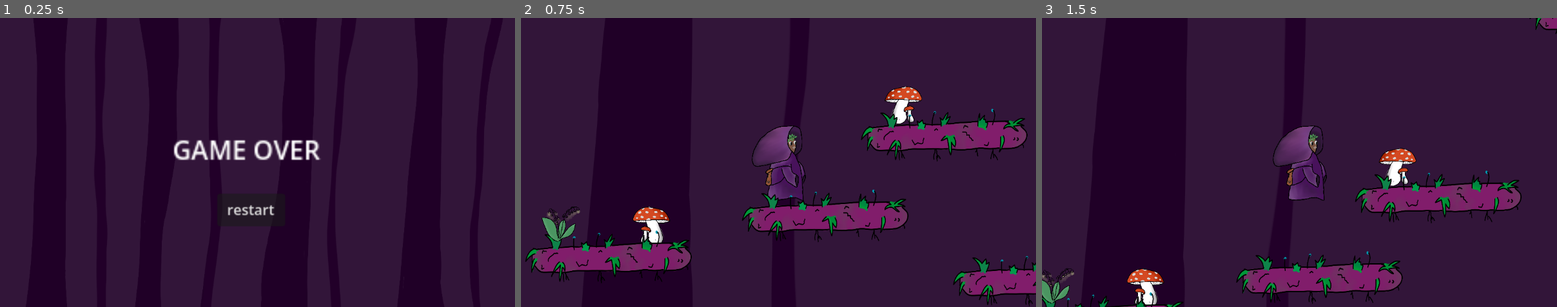
Above: before the commit, frames 1-3 (left to right).
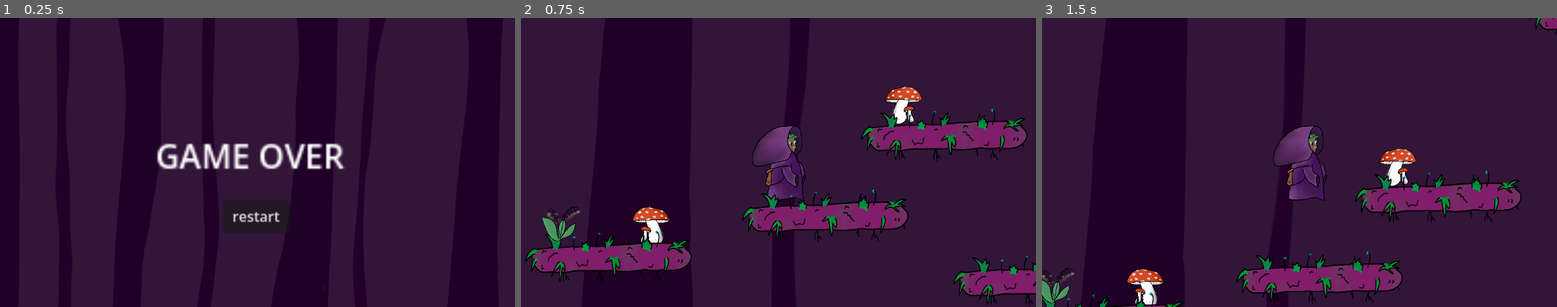
Above: after the commit, the same moments.

Repository: one-mink/into_the_woods
Game: Godot game, scene res://scenes/gameover.tscn
Two runs of this game, one before a commit and one after it. Both use one fixed random seed, a clock stepped at 60 frames per second and the inputs below. This scene is started directly instead of the project's main scene.
Inputs:
- Up to frame 1 (0.25 s): no input
- Up to frame 2 (0.75 s): click "restart" at 0.5 s
- Up to frame 3 (1.5 s): tap Enter (ui_accept) at 1.25 s; hold Right (ui_right) from 1.28 s (still down); tap S (throw) at 1.35 s

The runs differ from the first frame. In frame 1, 2.9% of the frame differs, in the area x 30-67%, y 42-72%; in frame 2, nothing differs; in frame 3, nothing differs.

Commit message:
fixed bugs

Diff:
--- a/Test.tscn
+++ /dev/null
@@ -1,10 +0,0 @@
-[gd_scene load_steps=2 format=3 uid="uid://dnnka5th1gldj"]
-
-[ext_resource type="Texture2D" uid="uid://ocqr4kaowgws" path="res://icon.svg" id="1_mtyf4"]
-
-[node name="Node2D" type="Node2D"]
-
-[node name="Sprite2D" type="Sprite2D" parent="."]
-texture = ExtResource("1_mtyf4")
-
-[node name="Node2D" type="Node2D" parent="."]
--- a/project.godot
+++ b/project.godot
@@ -16,7 +16,7 @@
 
 config/name="into-the-woods"
 run/main_scene="uid://p1f1311eu6p1"
-config/features=PackedStringArray("4.6", "GL Compatibility")
+config/features=PackedStringArray("4.7", "GL Compatibility")
 config/icon="uid://b78tbrn3k0b1o"
 
 [editor_plugins]
--- a/scenes/gameover.gd
+++ b/scenes/gameover.gd
@@ -2,4 +2,5 @@
 
 
 func _on_button_pressed() -> void:
+	Fuel.fuel = 0
 	get_tree().change_scene_to_file("res://scenes/world.tscn")
--- a/scenes/gameover.tscn
+++ b/scenes/gameover.tscn
@@ -6,9 +6,11 @@
 [node name="Node2D" type="Node2D" unique_id=518568778]
 script = ExtResource("1_dy3ie")
 
+[node name="Camera2D" type="Camera2D" parent="." unique_id=704383212]
+
 [node name="Background" type="Sprite2D" parent="." unique_id=692197505]
-position = Vector2(565.99994, 342.99994)
-scale = Vector2(0.36, 0.36)
+position = Vector2(1.999939, 45.99997)
+scale = Vector2(0.46, 0.46)
 texture = ExtResource("1_ncp31")
 
 [node name="Label" type="Label" parent="Background" unique_id=674933719]
@@ -20,10 +22,10 @@
 text = "GAME OVER"
 
 [node name="Button" type="Button" parent="." unique_id=1859603308]
-offset_left = 486.0
-offset_top = 394.0
-offset_right = 562.0
-offset_bottom = 430.5
+offset_left = -78.0
+offset_top = 85.0
+offset_right = -2.0
+offset_bottom = 121.5
 scale = Vector2(2, 2)
 text = "restart"
 
--- a/scenes/start_srceen.tscn
+++ b/scenes/start_srceen.tscn
@@ -7,16 +7,18 @@
 script = ExtResource("1_2na0q")
 
 [node name="Background" type="Sprite2D" parent="." unique_id=2064800712]
-position = Vector2(523, 354)
-scale = Vector2(0.36, 0.36)
+position = Vector2(11.999939, 45.99997)
+scale = Vector2(0.46, 0.46)
 texture = ExtResource("2_f34nf")
 
 [node name="Button" type="Button" parent="." unique_id=681135619]
-offset_left = 500.0
-offset_top = 250.0
-offset_right = 556.0
-offset_bottom = 281.0
+offset_left = -85.0
+offset_top = -98.0
+offset_right = -29.0
+offset_bottom = -67.0
 scale = Vector2(3, 3)
 text = "START"
 
+[node name="Camera2D" type="Camera2D" parent="." unique_id=1494757676]
+
 [connection signal="pressed" from="Button" to="." method="_on_button_pressed"]
--- a/scripts/rocket_load.gd
+++ b/scripts/rocket_load.gd
@@ -22,6 +22,6 @@
 	Fuel.fuel = 0
 	print(fuel_tank)
 
-	if fuel_tank == 50:
+	if fuel_tank >= 50:
 		$RocketCam.make_current()
 		started = true
--- a/scripts/tarder.gd
+++ b/scripts/tarder.gd
@@ -8,6 +8,6 @@
 
 func _on_body_entered(body: Node2D) -> void:
 	if Mushroom.count > 0:
-		Mushroom.count -= 1
-		Fuel.fuel += 10
+		Fuel.fuel += 10*Mushroom.count
+		Mushroom.count -= Mushroom.count
 		print(Fuel.fuel)
Not shown, changed: export_presets.cfg
Not shown, changed: icon.svg.import
Not shown, changed: .gitignore
Not shown, changed: export.zip
Not shown, changed: export/index.apple-touch-icon.png
Not shown, changed: export/index.html
Not shown, changed: export/index.icon.png
Not shown, changed: export/index.js
Not shown, changed: export/index.pck
Not shown, changed: export/index.wasm
